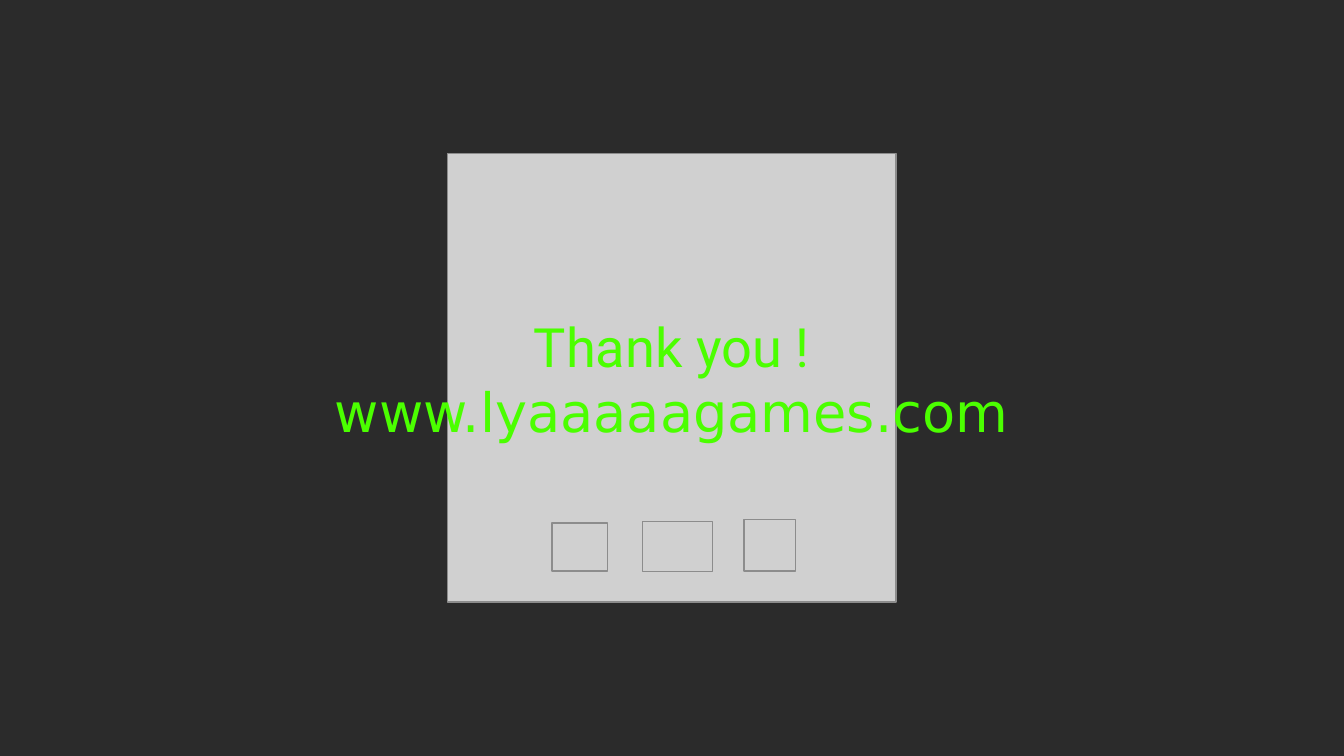
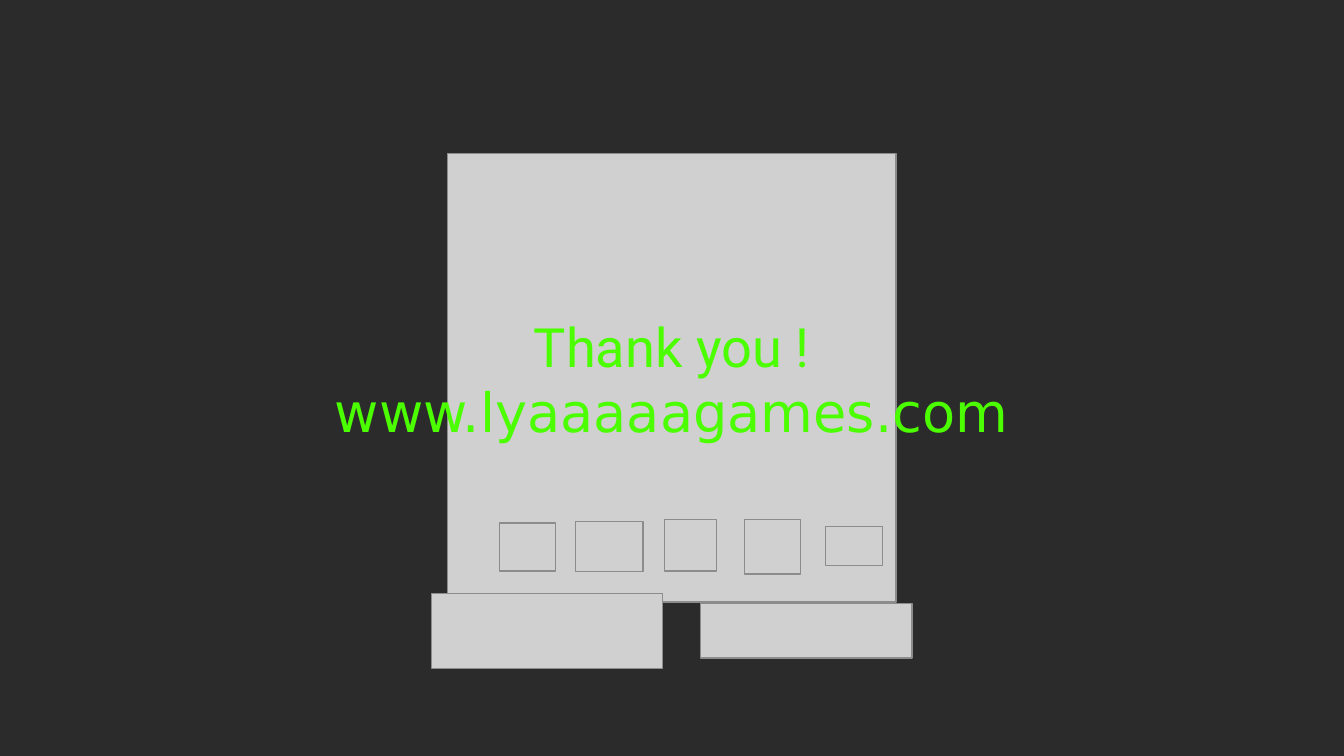
Before and after one commit to LyaaaaaGames/AIdventure_Presskit, a slide deck: slide 6 of fact_sheet.odp. Drawn at 1344x756 pixels with LibreOffice and Linux fonts; fonts in the diff are those of the drawing; grey boxes stand for pictures; background and template pictures are left out; a plain dark background stands for a picture behind light text. Boxes give left, top, right and bottom in pixels: in the first picture for what was removed or moved away, otherwise in the second. Text is boxed around its words. In the diff, an @@ line names an element or a change of style, - is before the commit and + after.

```diff
--- a/fact_sheet.odp
+++ b/fact_sheet.odp
@@ picture: place and size @@
-picture at <box>552,523,609,571</box>
+picture at <box>500,523,556,571</box>
@@ picture: place and size @@
-picture at <box>744,520,796,572</box>
+picture at <box>576,522,644,572</box>
@@ picture: place and size @@
-picture at <box>643,522,712,572</box>
+picture at <box>665,520,717,572</box>
@@ picture added at <box>744,520,800,574</box> @@
@@ picture added at <box>826,527,883,566</box> @@
@@ picture added at <box>432,594,662,668</box> @@
@@ picture added at <box>700,604,912,659</box> @@
```
Also in this commit, not shown: 2 other slides changed, 1 other file.
